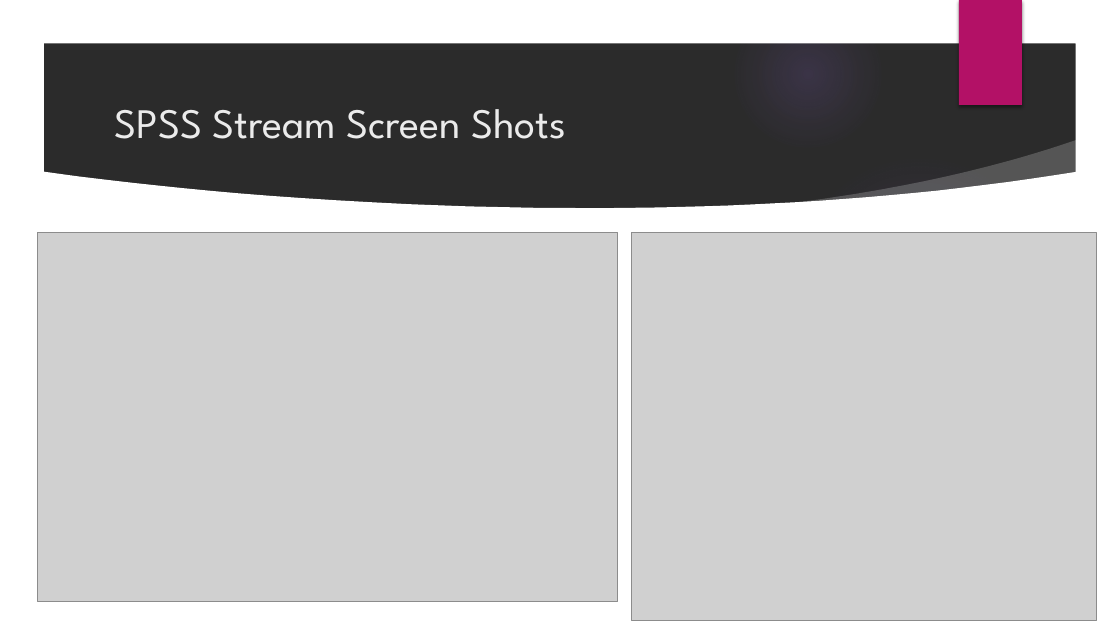
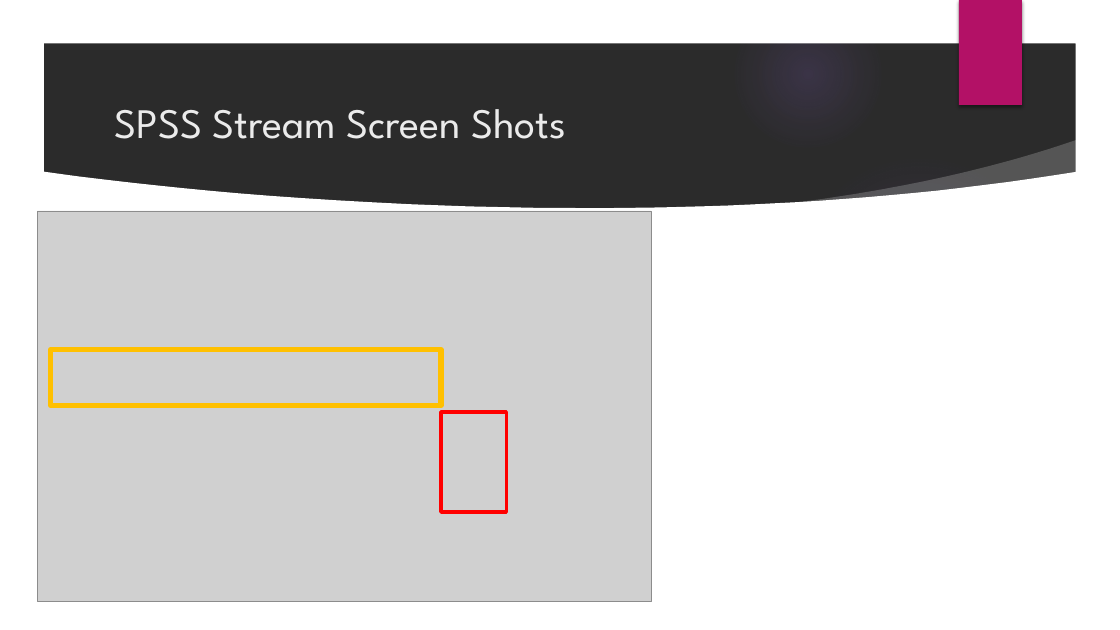
Before and after one commit to GregSimpson/SupportVectorMachine-CancerClassification, a slide deck: slide 10 of docs/gsimpson-CapstonePresentation.pptx. Drawn at 1120x630 pixels with LibreOffice and Linux fonts; fonts in the diff are those of the drawing; grey boxes stand for pictures; background and template pictures are left out; a plain dark background stands for a picture behind light text. Boxes give left, top, right and bottom in pixels: in the first picture for what was removed or moved away, otherwise in the second. Text is boxed around its words. In the diff, an @@ line names an element or a change of style, - is before the commit and + after.

```diff
--- a/docs/gsimpson-CapstonePresentation.pptx
+++ b/docs/gsimpson-CapstonePresentation.pptx
@@ picture resized from (x1=38, y1=232, x2=618, y2=602) to (x1=38, y1=211, x2=651, y2=602) @@
@@ picture removed at (x1=631, y1=232, x2=1096, y2=620) @@
@@ rectangle added at (x1=51, y1=350, x2=441, y2=405), outline #FFC000 4.5 pt @@
@@ rectangle added at (x1=441, y1=412, x2=507, y2=512), outline #FF0000 3 pt @@
```
Also in this commit, not shown: 4 other slides changed, 3 slides added, 7 other files.
